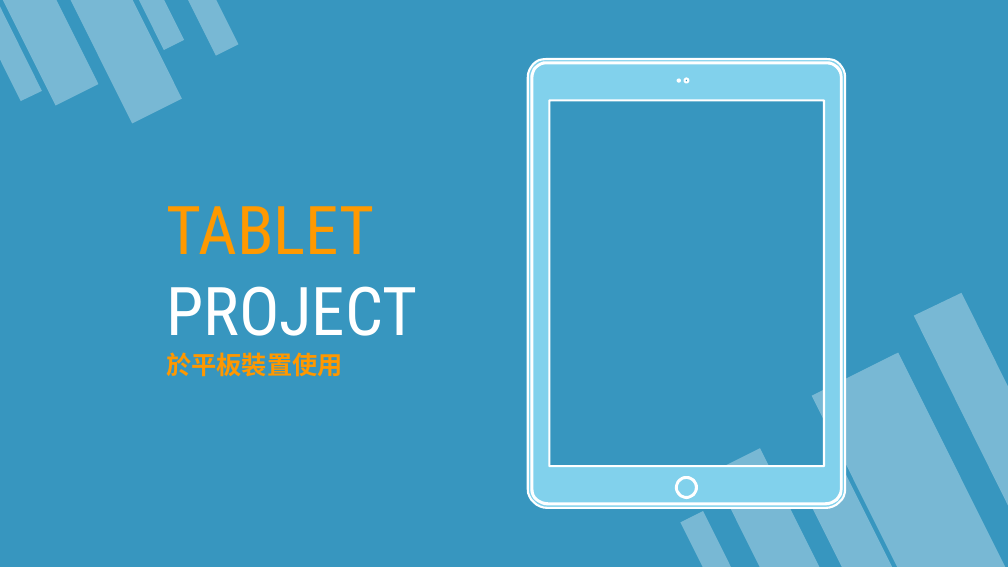
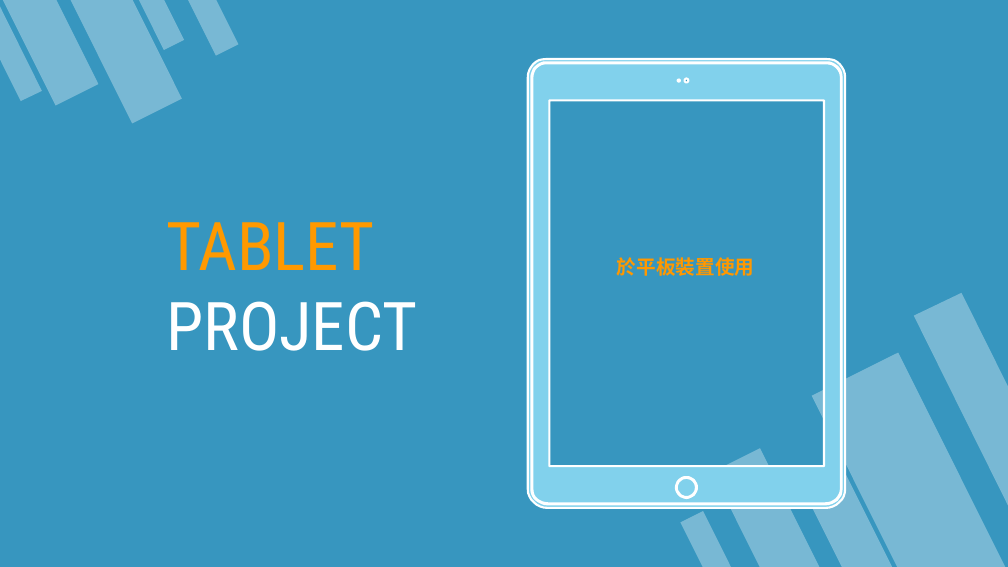
Before and after one commit to 3mtpeak/---1125, a slide deck: slide 14 of 黑克松簡報.pptx. Drawn at 1008x567 pixels with LibreOffice and Linux fonts; fonts in the diff are those of the drawing. Boxes give left, top, right and bottom in pixels: in the first picture for what was removed or moved away, otherwise in the second. Text is boxed around its words. In the diff, an @@ line names an element or a change of style, - is before the commit and + after.

```diff
--- a/黑克松簡報.pptx
+++ b/黑克松簡報.pptx
@@ text added at (617,257,754,276), 14 pt, text #FF9800, bold @@
+於平板裝置使用
@@ text at (166,352,342,377): paragraph removed @@
-於平板裝置使用
```
Also in this commit, not shown: 14 other slides changed.
